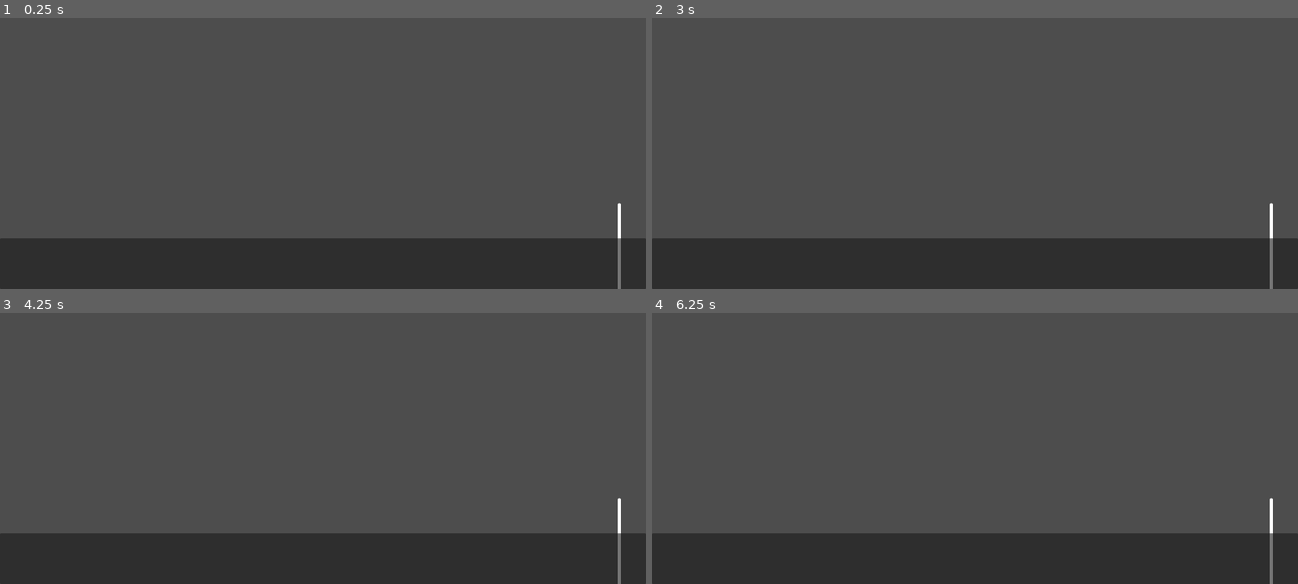
Above: before the commit, frames 1-4 (two rows, left to right).
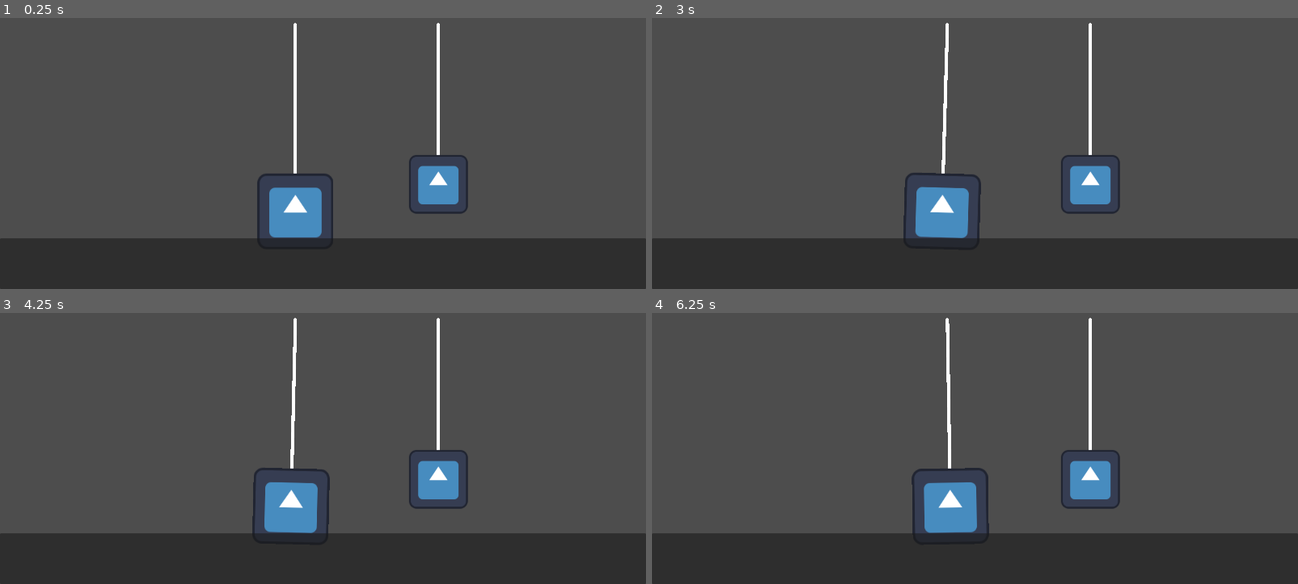
Above: after the commit, the same moments.

Repository: HEKEPOIU/gmtk_2024
Game: Godot game, scene res://scene/main.tscn
Two runs of this game, one before a commit and one after it. Both use one fixed random seed, a clock stepped at 60 frames per second and the inputs below. The engine's default icon, where the game draws it, is replaced by a stand-in: a white triangle on a blue panel in a dark square.
Inputs (mouse positions are in pixels of both pictures, inside the frame that each line leads up to):
- Up to frame 1 (0.25 s): no input
- Up to frame 2 (3 s): tap Enter at 0.5, 2 s; move the mouse to (1117, 91) at 0.52 s; hold Right 0.53-1.28 s; click (1117, 91) at 0.6 s; tap Space at 1.25, 2.75 s; move the mouse to (845, 126) at 1.27 s; hold Left 1.28-2.03 s; click (845, 126) at 1.35 s; move the mouse to (1039, 28) at 2.02 s; hold Right from 2.03 s (still down); click (1039, 28) at 2.1 s; move the mouse to (942, 180) at 2.77 s; click (942, 180) at 2.85 s
- Up to frame 3 (4.25 s): move the mouse to (516, 456) at 3.52 s; release Right at 3.53 s; hold Left from 3.53 s (still down); click (516, 456) at 3.6 s
- Up to frame 4 (6.25 s): move the mouse to (781, 348) at 4.27 s; click (781, 348) at 4.35 s; move the mouse to (1007, 402) at 5.02 s; click (1007, 402) at 5.1 s; tap Enter at 5.75 s; move the mouse to (outside the picture) at 5.77 s; release Left at 5.78 s; hold Right from 5.78 s (still down); click (outside the picture) at 5.85 s

The runs differ from the first frame. In frame 1, 3.6% of the frame differs, in the area x 39-97%, y 1-100%; in frame 2, 3.6%; in frame 3, 3.6%; in frame 4, 3.7%, in the area x 40-97%, y 1-100%.

Commit message:
camera manager , lib rename

Diff:
--- a/project.godot
+++ b/project.godot
@@ -15,10 +15,6 @@
 config/features=PackedStringArray("4.3", "Forward Plus")
 config/icon="res://icon.svg"
 
-[autoload]
-
-Lib="*res://src/Lib.gd"
-
 [debug]
 
 gdscript/warnings/untyped_declaration=1
--- /dev/null
+++ b/scene/camera_manager.gd
@@ -0,0 +1,19 @@
+extends Camera2D
+
+@onready var camera2d := get_node("Camera2D") as Camera2D
+
+# Called when the node enters the scene tree for the first time.
+func _ready() -> void:
+	pass # Replace with function body.
+
+func _tween_to_fit_screen(scale: Vector2, position: Vector2) -> void:
+
+	var tween := create_tween()
+	tween.tween_property(camera2d, "zoom", scale, 1)
+	var tween1 := create_tween()
+	tween1.tween_property(camera2d, "position", position, 1)
+
+
+# Called every frame. 'delta' is the elapsed time since the previous frame.
+func _process(delta: float) -> void:
+	pass
--- a/scene/main.tscn
+++ b/scene/main.tscn
@@ -1,7 +1,8 @@
-[gd_scene load_steps=4 format=3 uid="uid://bamth8f5h3hkf"]
+[gd_scene load_steps=5 format=3 uid="uid://bamth8f5h3hkf"]
 
 [ext_resource type="PackedScene" uid="uid://bkt1em0yb1dvt" path="res://scene/pendulum.tscn" id="1_ahh23"]
 [ext_resource type="Script" path="res://src/main.gd" id="1_gy4id"]
+[ext_resource type="Script" path="res://scene/camera_manager.gd" id="3_6fkyf"]
 [ext_resource type="PackedScene" uid="uid://mi0q0rdifude" path="res://scene/main_ui.tscn" id="3_6hq5n"]
 
 [node name="main" type="Node"]
@@ -25,7 +26,8 @@
 max_mass = 100.0
 
 [node name="Camera2D" type="Camera2D" parent="."]
-position = Vector2(2, 1)
+position = Vector2(965, 538)
+script = ExtResource("3_6fkyf")
 
 [node name="CanvasLayer" type="CanvasLayer" parent="."]
 
--- a/src/Lib.gd
+++ b/src/Lib.gd
@@ -1,5 +1,5 @@
 extends Node2D
-class_name lib
-func disable(node: Node) -> void:
-    node.process_mode = Node.PROCESS_MODE_DISABLED
-    node.hide()
+class_name UiHelper
+static func disable(node: Node) -> void:
+	node.process_mode = Node.PROCESS_MODE_DISABLED
+	node.hide()
--- a/src/main.gd
+++ b/src/main.gd
@@ -3,12 +3,13 @@
 class_name test
 
 @onready var canvas := get_node("CanvasLayer/Canvas") as UiMain
-@onready var camera2d := get_node("Camera2D") as Camera2D
+
 
 # Called when the node enters the scene tree for the first time.
 func _ready() -> void:
 	canvas.game_start.connect(onStart)
 	pass # Replace with function body.
+
 
 
 func onStart() -> void:
--- a/src/ui/card/card.gd
+++ b/src/ui/card/card.gd
@@ -14,5 +14,5 @@
 
 
 func _on_button_up() -> void:
-	Lib.disable(self)
+	UiHelper.disable(self)
 	pass  # Replace with function body.
--- a/src/ui/ui_main.gd
+++ b/src/ui/ui_main.gd
@@ -44,7 +44,7 @@
 	create_new_card_container()
 	_refresh_card_state(["1", "2", "3", "4", "5"])
 
-	Lib.disable(startUi)
+	UiHelper.disable(startUi)
 
 	game_start.emit()
 	pass  # Replace with function body.
